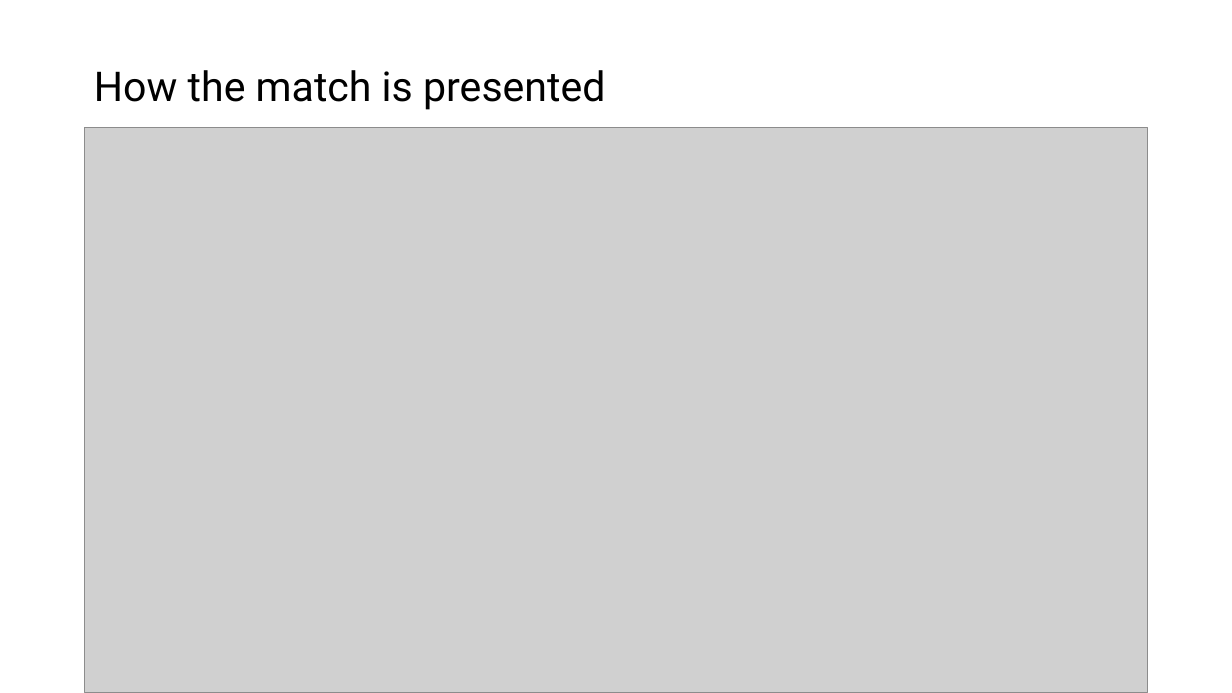
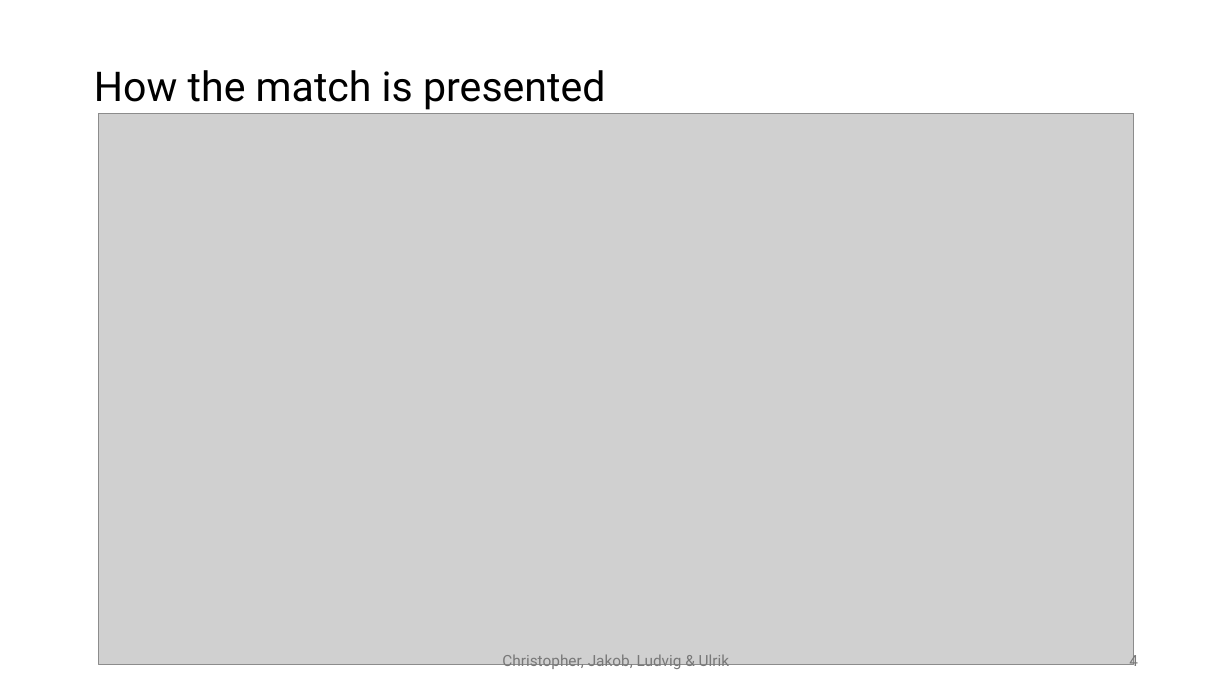
Before and after one commit to JakobFugl/scrandle_ml_project, a slide deck: slide 4 of power_point_folder/power_point_project.pptx. Drawn at 1232x693 pixels with LibreOffice and Linux fonts; fonts in the diff are those of the drawing; grey boxes stand for pictures. Boxes give left, top, right and bottom in pixels: in the first picture for what was removed or moved away, otherwise in the second. Text is boxed around its words. In the diff, an @@ line names an element or a change of style, - is before the commit and + after.

```diff
--- a/power_point_folder/power_point_project.pptx
+++ b/power_point_folder/power_point_project.pptx
@@ picture: place and size @@
-picture at box(85, 128, 1148, 693)
+picture at box(98, 114, 1134, 665)
@@ text added at box(502, 654, 729, 671), 12 pt, text #797979 @@
+Christopher, Jakob, Ludvig & Ulrik
@@ page number added at box(1129, 653, 1138, 671), 12 pt, text #797979 @@
+4
```
Also in this commit, not shown: 8 other slides changed, 1 other file.
